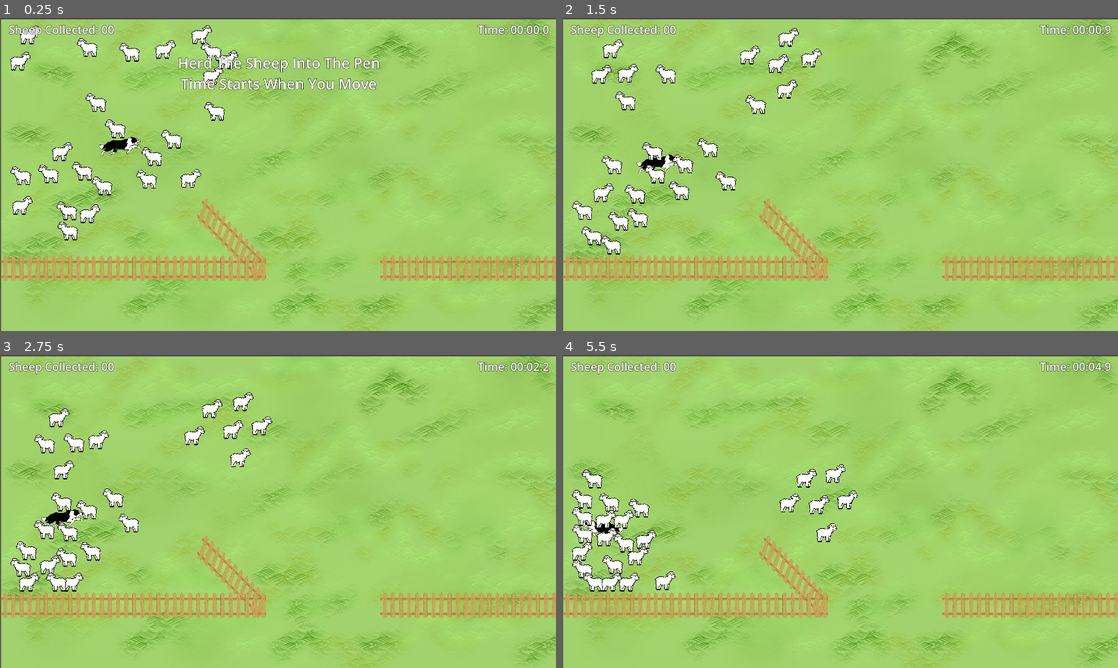
Above: before the commit, frames 1-4 (two rows, left to right).
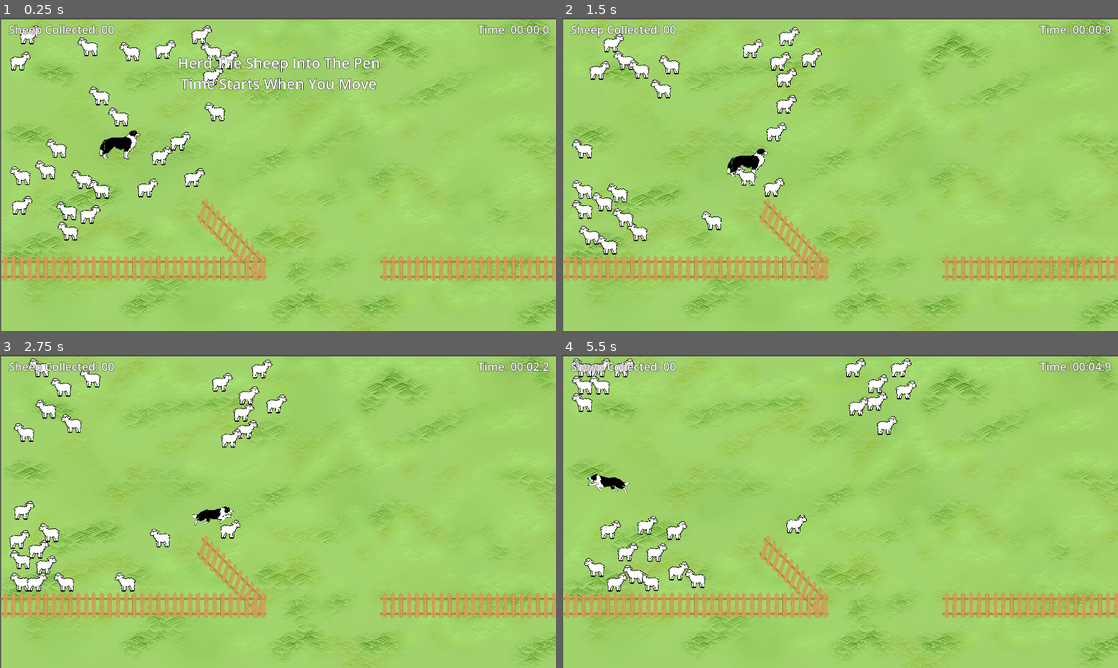
Above: after the commit, the same moments.

Repository: lyu48/VGDD-CISC-5310
Game: Godot game, scene res://Scenes/main_scene.tscn
Two runs of this game, one before a commit and one after it. Both use one fixed random seed, a clock stepped at 60 frames per second and the inputs below.
Inputs:
- Up to frame 1 (0.25 s): no input
- Up to frame 2 (1.5 s): hold Right (ui_right) 0.53-1.28 s; hold Down (ui_down) from 1.28 s (still down)
- Up to frame 3 (2.75 s): release Down (ui_down) at 2.03 s; hold Right (ui_right) from 2.03 s (still down)
- Up to frame 4 (5.5 s): release Right (ui_right) at 2.78 s; hold Up (ui_up) 2.78-3.53 s; hold Left (ui_left) 3.53-5.03 s; hold Down (ui_down) from 5.03 s (still down)

The runs differ from the first frame. In frame 1, 2.6% of the frame differs, in the area x 1-43%, y 2-72%; in frame 2, 5.5%; in frame 3, 6.0%; in frame 4, 6.2%, in the area x 1-64%, y 1-76%.

Commit message:
IT WAS FRICKIN LAYERS!
The sheep and the player weren't on the same layer!

Diff:
--- a/Lab 2 - Emergent Behavior/Scenes/main_scene.tscn
+++ b/Lab 2 - Emergent Behavior/Scenes/main_scene.tscn
@@ -77,7 +77,6 @@
 layer = -1
 
 [node name="Player" parent="." instance=ExtResource("2_x6ack")]
-unique_name_in_owner = true
 position = Vector2(414, 437)
 
 [node name="Walls" type="StaticBody2D" parent="."]
--- a/Lab 2 - Emergent Behavior/Scenes/player_border_collie.tscn
+++ b/Lab 2 - Emergent Behavior/Scenes/player_border_collie.tscn
@@ -27,8 +27,8 @@
 size = Vector2(101, 47)
 
 [node name="Player" type="CharacterBody2D"]
-collision_layer = 2
-collision_mask = 2
+collision_layer = 3
+collision_mask = 3
 script = ExtResource("1_2006x")
 
 [node name="border_collie" type="AnimatedSprite2D" parent="."]
--- a/Lab 2 - Emergent Behavior/Scenes/sheep_character.tscn
+++ b/Lab 2 - Emergent Behavior/Scenes/sheep_character.tscn
@@ -11,6 +11,7 @@
 
 [node name="Sheep" type="CharacterBody2D"]
 collision_layer = 3
+collision_mask = 3
 script = ExtResource("1_aemob")
 
 [node name="Sheep_Sprite" type="Sprite2D" parent="."]
--- a/Lab 2 - Emergent Behavior/Scripts/main_scene.gd
+++ b/Lab 2 - Emergent Behavior/Scripts/main_scene.gd
@@ -3,6 +3,7 @@
 #variables to spawn sheep flock
 var num_to_spawn = 25
 var sheep_flock = preload("res://Scenes/sheep_character.tscn")		#loading scene into variable
+@onready var player: CharacterBody2D = $Player
 
 #node variables
 @onready var fence: StaticBody2D = $Fences/Fence
@@ -28,6 +29,7 @@
 	#looping over the number of sheep to spawn
 	for x in num_to_spawn:
 		var new_sheep = sheep_flock.instantiate()
+		new_sheep.player = player
 		#setting sheep position coordinates
 		new_sheep.position.x = randf_range(10, w-10)
 		new_sheep.position.y = randf_range(10, fence_pos_y-100)
--- a/Lab 2 - Emergent Behavior/Scripts/player_border_collie.gd
+++ b/Lab 2 - Emergent Behavior/Scripts/player_border_collie.gd
@@ -3,7 +3,8 @@
 @onready var border_collie: AnimatedSprite2D = $border_collie
 const speed = 350.0
 
-
+func _ready() -> void:
+	print(name)
 func _process(_delta: float) -> void:
 	#variable to get direction
 	var direction = Input.get_axis("ui_left", "ui_right")
--- a/Lab 2 - Emergent Behavior/Scripts/sheep_character.gd
+++ b/Lab 2 - Emergent Behavior/Scripts/sheep_character.gd
@@ -7,7 +7,7 @@
 var nearby_sheep = []
 
 #variables for fleeing from the border collie
-@onready var player: CharacterBody2D = %Player
+var player: CharacterBody2D
 @onready var sheep_sprite: Sprite2D = $Sheep_Sprite
 @onready var timer: Timer = $Timer
 var border_collie_near = false
@@ -20,6 +20,7 @@
 	velocity.x = randf_range(-1.0, 1.0)
 	velocity.y = randf_range(-1.0, 1.0)
 	velocity *= speed
+	print(player.name)
 
 func _physics_process(_delta: float) -> void:
 	if running:
@@ -62,7 +63,7 @@
 
 
 func _on_sight_body_entered(body: Node2D) -> void:
-	if body.name == "Player":
+	if body == player:
 		border_collie_near = true
 		running = true
 		timer.start()
